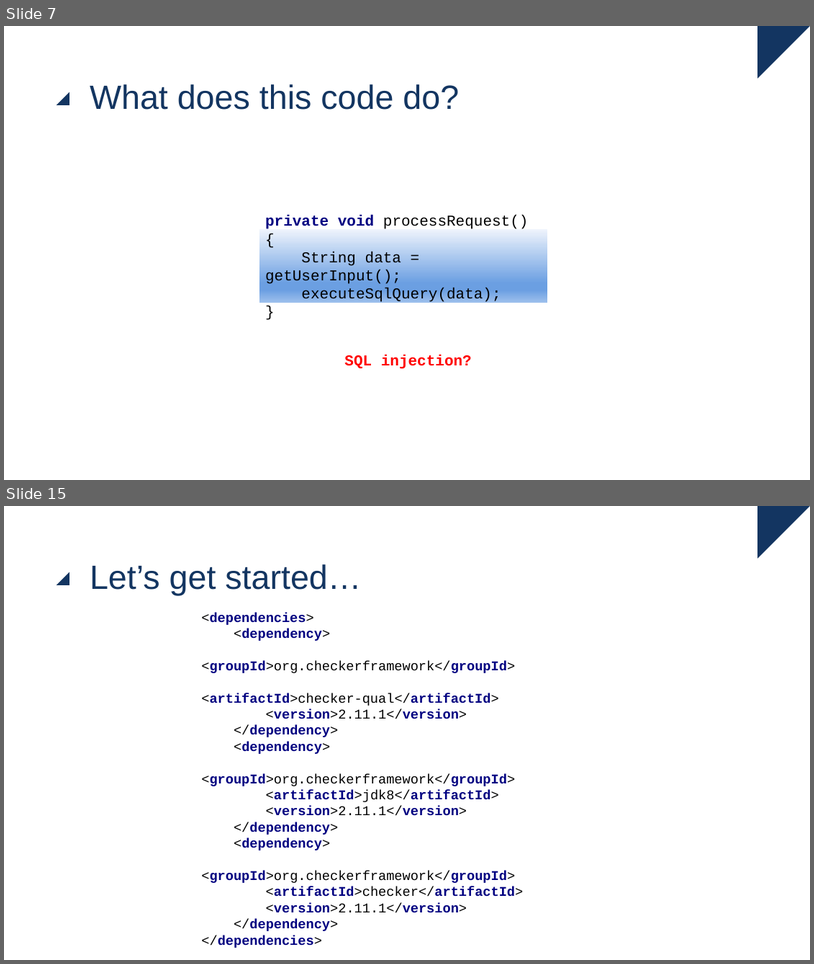
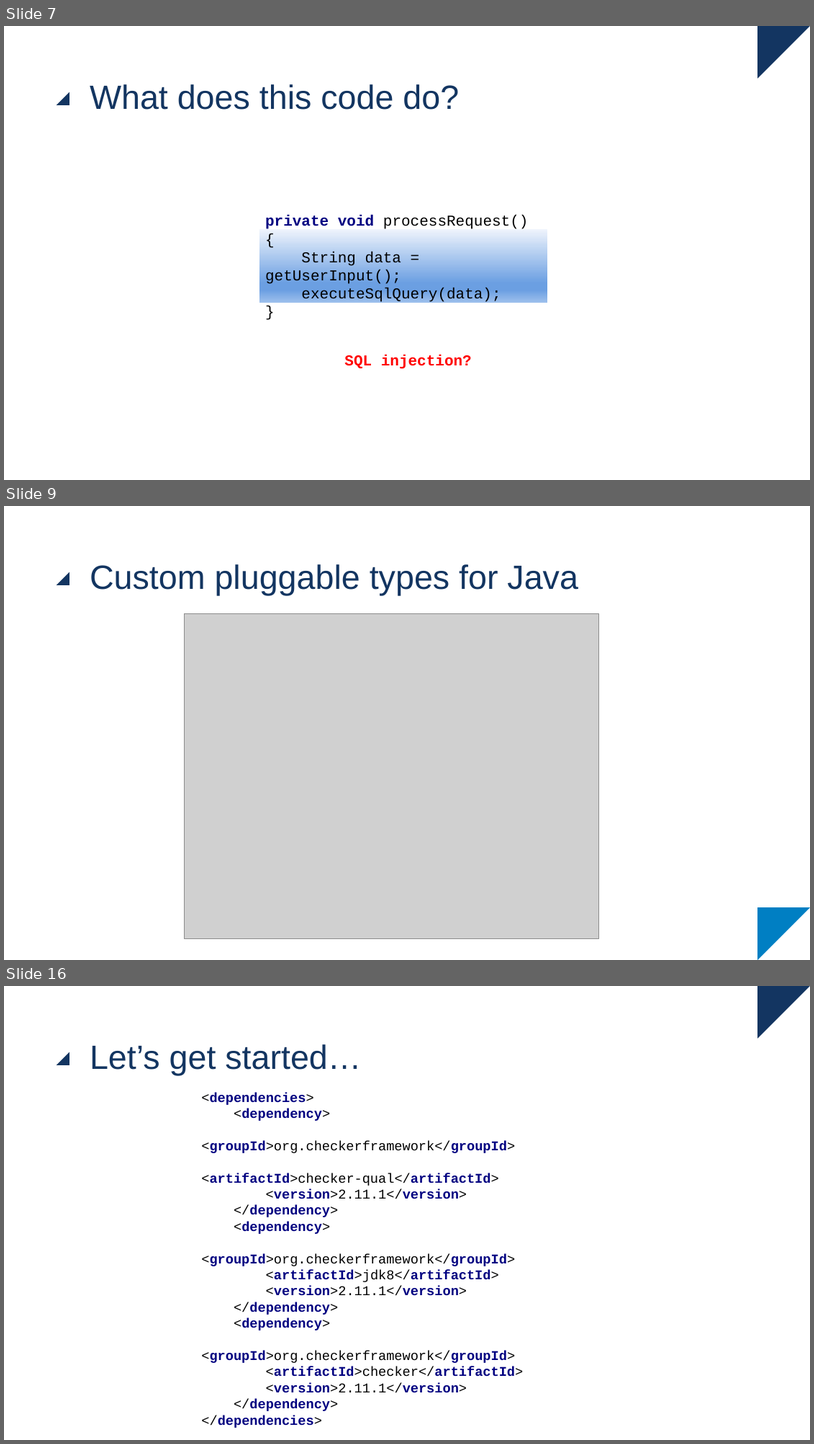
Before and after one commit to ingmars1709/checker, a slide deck: Checker Framework.pptx. Shown one above the other, each under a label of ours: slides 7 and 15 before the commit, slides 7, 9 and 16 after it; the slides between them are not shown. The pictures are 814x964 and 814x1444 pixels, drawn with LibreOffice and Linux fonts; fonts in the diff are those of the drawing; grey boxes stand for pictures. Boxes give left, top, right and bottom in pixels: in the first picture for what was removed or moved away, otherwise in the second. Text is boxed around its words. In the diff, an @@ line names an element or a change of style, - is before the commit and + after.

```diff
--- a/Checker Framework.pptx
+++ b/Checker Framework.pptx
@@ slide 9 added at (x1=4, y1=506, x2=810, y2=960), background #FFFFFF; not listed: 2 template elements that a slide beside it also shows @@
@@ title added at (x1=90, y1=564, x2=579, y2=595), 40 pt, text #133561 @@
+Custom pluggable types for Java
@@ picture added at (x1=184, y1=614, x2=599, y2=939) @@
@@ what was slide 15 is now slide 16 @@
```
Also in this commit, not shown: 11 slides changed, 1 other slide added.
